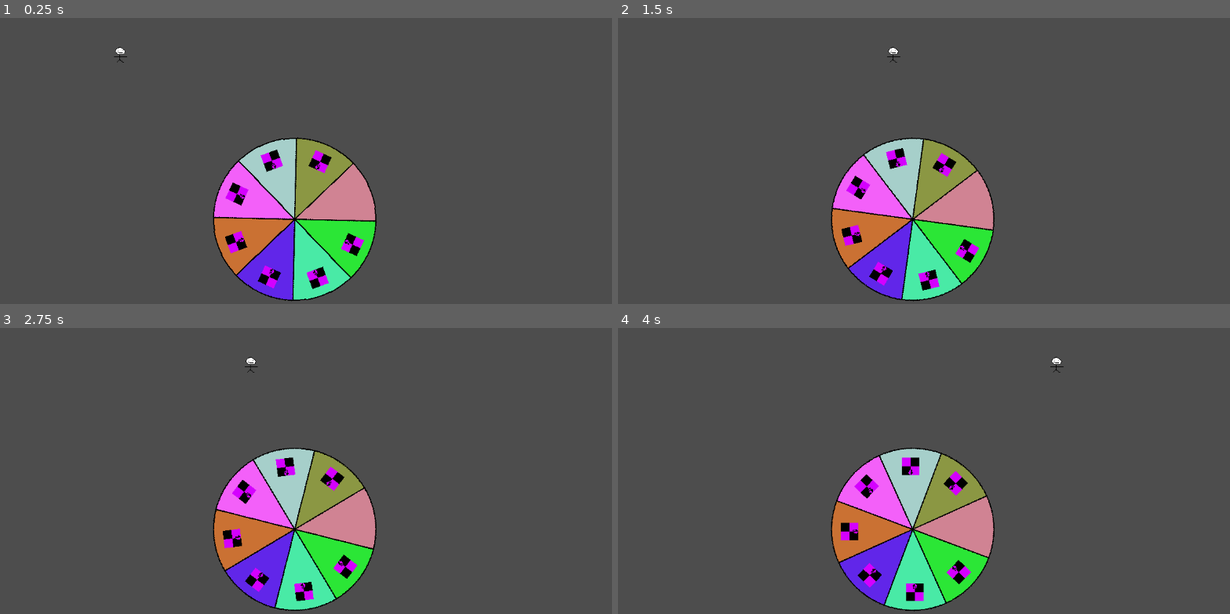
Above: before the commit, frames 1-4 (two rows, left to right).
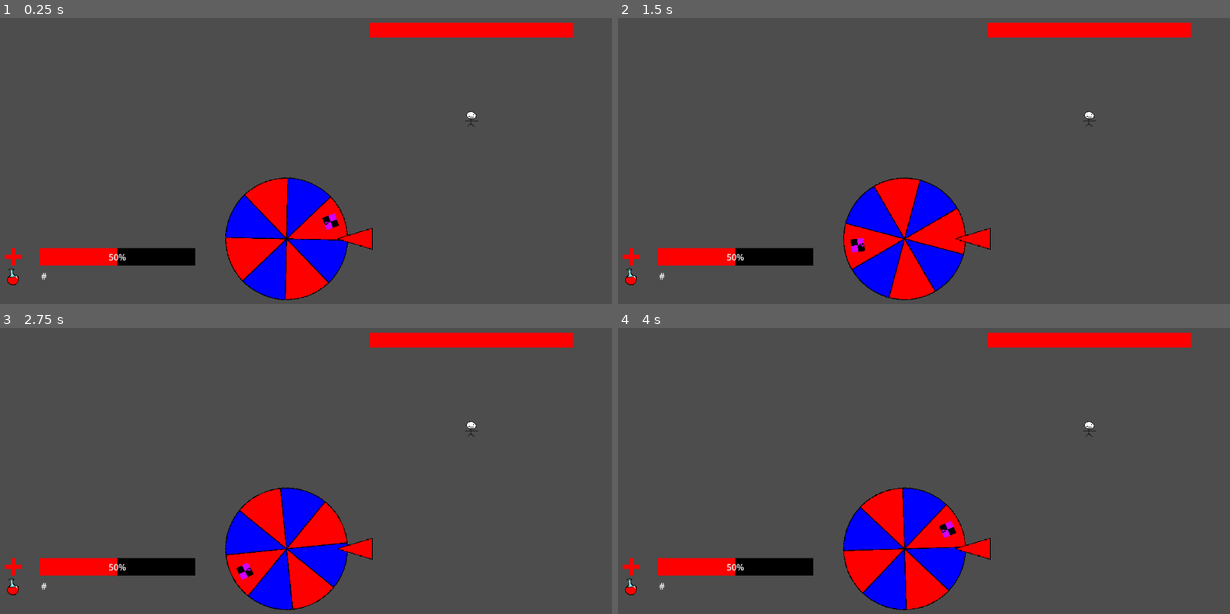
Above: after the commit, the same moments.

Repository: keithperez/Serious-Game-Jam
Game: Godot game, scene res://scenes/levels/debug_level.tscn
Same seed, same stepped clock (60 frames per second), same inputs: the game is played once before the commit and once after it. Before the commit the project has no main scene; this scene is started directly in both runs.
Inputs:
- Up to frame 1 (0.25 s): no input
- Up to frame 2 (1.5 s): tap Enter (ui_accept) at 0.5, 0.77 s; hold D (move_right) from 0.53 s (still down); tap O (attack, bound only after the commit) at 0.6 s; tap P (heal, bound only after the commit) at 0.8, 1.35 s
- Up to frame 3 (2.75 s): tap Enter (ui_accept) at 1.52 s; tap O (attack, bound only after the commit) at 1.55, 2.1 s; release D (move_right) at 2.03 s; hold A (move_left) from 2.03 s (still down); tap P (heal, bound only after the commit) at 2.3 s
- Up to frame 4 (4 s): release A (move_left) at 2.78 s; hold D (move_right) from 2.78 s (still down); tap P (heal, bound only after the commit) at 2.85, 3.8 s; tap Enter (ui_accept) at 3.02, 3.77 s; tap O (attack, bound only after the commit) at 3.05, 3.6 s

The runs differ from the first frame. In frame 1, 16% of the frame differs, in the area x 0-94%, y 1-99%; in frame 2, 16%; in frame 3, 16%; in frame 4, 16%.

Commit message:
Enemy take damage from wheel spin, and it's easy to make so we keep on going
Hopefully it's not too bad, but now we just make it look nice and implement the systems that influence the RNG tomorrow during my off time

Diff:
--- a/project.godot
+++ b/project.godot
@@ -11,6 +11,7 @@
 [application]
 
 config/name="serious_game_jam"
+run/main_scene="uid://brci0ykb40ylo"
 config/features=PackedStringArray("4.7", "GL Compatibility")
 config/icon="res://icon.svg"
 
@@ -53,6 +54,16 @@
 , Object(InputEventKey,"resource_local_to_scene":false,"resource_name":"","device":-1,"window_id":0,"alt_pressed":false …(186 unchanged characters)…
 ]
 }
+attack={
+"deadzone": 0.2,
+"events": [Object(InputEventKey,"resource_local_to_scene":false,"resource_name":"","device":-1,"window_id":0,"alt_pressed":false,"shift_pressed":false,"ctrl_pressed":false,"meta_pressed":false,"pressed":false,"keycode":0,"physical_keycode":79,"key_label":0,"unicode":111,"location":0,"echo":false,"script":null)
+]
+}
+heal={
+"deadzone": 0.2,
+"events": [Object(InputEventKey,"resource_local_to_scene":false,"resource_name":"","device":-1,"window_id":0,"alt_pressed":false,"shift_pressed":false,"ctrl_pressed":false,"meta_pressed":false,"pressed":false,"keycode":0,"physical_keycode":80,"key_label":0,"unicode":112,"location":0,"echo":false,"script":null)
+]
+}
 
 [layer_names]
 
--- a/scenes/autoloaded_scenes/GameManager.tscn
+++ b/scenes/autoloaded_scenes/GameManager.tscn
@@ -4,3 +4,13 @@
 
 [node name="GameManager" type="Node" unique_id=211630642]
 script = ExtResource("1_s8hob")
+
+[node name="FadingScreen" type="CanvasLayer" parent="." unique_id=1104831307]
+
+[node name="ColorRect" type="ColorRect" parent="FadingScreen" unique_id=1639278325]
+offset_left = -54.0
+offset_top = -36.0
+offset_right = 1261.0
+offset_bottom = 685.0
+mouse_filter = 2
+color = Color(0, 0, 0, 0)
--- a/scenes/autoloaded_scenes/game_manager.gd
+++ b/scenes/autoloaded_scenes/game_manager.gd
@@ -1,7 +1,37 @@
 extends Node
 
+#signals
+signal update_player_health(PlayerHealth: int, PlayerMaxHealth: int)
+
+enum CharacterType {BASE}
+
+var PlayerMaxHealth: int = 100
+var PlayerHealth: int = PlayerMaxHealth
+var PlayerRestorationPotions: int = 0
+
+# stuff for fading screens
+@onready var fadingscreen_color: ColorRect = $FadingScreen/ColorRect
+func fade(target_alpha: float, duration: float = 1.0) -> Tween:
+	var tween = create_tween()
+	tween.tween_property(fadingscreen_color, "color:a", target_alpha, duration)
+	return tween
 
 # Called when the node enters the scene tree for the first time.
 func _ready() -> void:
 	#AudioManager.play_music("res://assets/music/Monkeys Spinning Monkeys_KevinMacloed.mp3")
 	pass
+
+# for starting a new game (adaptable with more characters)
+func new_game_player_reset(character: CharacterType) -> void:
+	match character:
+		CharacterType.BASE:
+			PlayerMaxHealth = 100
+			PlayerHealth = 100
+			PlayerRestorationPotions = 5
+	await fade(1.0, 1.5).finished
+	get_tree().change_scene_to_file("res://scenes/levels/debug_level.tscn")
+	fade(0.0, 1.5)
+
+func player_take_damage(damage: int) -> void:
+	PlayerHealth -= damage
+	emit_signal("update_player_health", PlayerHealth, PlayerMaxHealth)
--- /dev/null
+++ b/scenes/base_enemy.tscn
@@ -0,0 +1,22 @@
+[gd_scene format=3 uid="uid://jt3ccyej6onw"]
+
+[ext_resource type="Script" uid="uid://bjraiaq85lhnt" path="res://scripts/base_enemy.gd" id="1_sw3va"]
+[ext_resource type="Texture2D" uid="uid://ei62wgkp4me5" path="res://assets/placeholder/enemy_placeholder_art.png" id="2_2kb2m"]
+
+[sub_resource type="StyleBoxFlat" id="StyleBoxFlat_2kb2m"]
+bg_color = Color(1, 0, 0, 1)
+
+[node name="BaseEnemy" type="Node2D" unique_id=1606080847]
+script = ExtResource("1_sw3va")
+
+[node name="Sprite2D" type="Sprite2D" parent="." unique_id=100000400]
+texture = ExtResource("2_2kb2m")
+
+[node name="HealthBar" type="ProgressBar" parent="." unique_id=1967075177]
+offset_left = -187.0
+offset_top = -175.0
+offset_right = 187.0
+offset_bottom = -148.0
+theme_override_styles/fill = SubResource("StyleBoxFlat_2kb2m")
+value = 50.0
+show_percentage = false
--- a/scenes/better_spinning_wheel.gd
+++ b/scenes/better_spinning_wheel.gd
@@ -1,4 +1,7 @@
+class_name Wheel
 extends Control
+
+signal send_out_what_wheel_landed_on(thing)
 
 @onready var wheelspinnerthing: Node2D = $ATTACHNODECHILDRENHERE
 @export var wheel_eighth_sections: PackedScene
@@ -13,13 +16,17 @@
 
 var rng = RandomNumberGenerator.new()
 
+var data: Array = []
+
 var sectionStorage: Array = []
 var sections: int = 8 # default
 var spacing: float
 
 var idling: bool = true
 
-func load_wheel(wheel_sections: int = 8) -> void:
+func load_wheel(input_data: Array, starting_friction: float, wheel_sections: int = 8, colors: Array = [], texture_paths: Array = []) -> void:
+	data = input_data
+	wheel_friction = starting_friction
 	spacing = 2 * PI / wheel_sections # get the amount space between wheel sections
 	if wheel_sections == 8:
 		for i in range(wheel_sections):
@@ -28,25 +35,30 @@
 			section.position = wheelspinnerthing.position
 			section.rotation = i * spacing
 			wheelspinnerthing.add_child(section)
-			section.set_color(Color(randf(), randf(), randf()))
-			if i == 0:
-				section.set_texture("")
+			if colors.is_empty():
+				section.set_color(Color(randf(), randf(), randf()))
+			else:
+				section.set_color(colors[i])
+			if !texture_paths.is_empty():
+				section.set_texture(texture_paths[i])
 			pass
 	pass
 
 func _ready() -> void:
-	load_wheel()
+	pass
 
 func spin_wheel() -> void:
 	# make sure to add the wheel_rotation resetter here we really don't want a big ass number here
+	idling = false
+	wheelspinnerthing.rotation = 0.0
 	wheel_velocity = wheel_starting_speed
-	wheel_friction = wheel_starting_friction + rng.randf_range(-0.005, 0.005)
+	wheel_friction = wheel_starting_friction + rng.randf_range(-wheel_starting_friction*0.5, wheel_starting_friction*0.5)
 
 func _physics_process(delta: float) -> void:
 	if idling:
 		wheelspinnerthing.rotation += 0.0015
 		pass
-	elif wheel_velocity > 0.05:
+	elif wheel_velocity > 0.01:
 		bsNum = wheel_velocity * delta
 		wheelspinnerthing.rotation += bsNum
 		change_in_rotation += bsNum
@@ -54,6 +66,12 @@
 		if change_in_rotation >= spacing:
 			change_in_rotation -= spacing
 			AudioManager.play_sfx("res://assets/sfx/Spinning_Tick_victorabdo_cropped.mp3")
+	else:
+		emit_signal("send_out_what_wheel_landed_on", get_data_of_current_index())
+		idling = true
 
 func get_current_slice_index() -> int:
 	return floori(fmod(wheelspinnerthing.rotation, 2*PI) / spacing)
+
+func get_data_of_current_index():
+	return data[get_current_slice_index()]
--- /dev/null
+++ b/scenes/hud.tscn
@@ -0,0 +1,77 @@
+[gd_scene format=3 uid="uid://bv31ew3o28nro"]
+
+[ext_resource type="Script" uid="uid://dwhutm7iq0d3s" path="res://scripts/hud.gd" id="1_6fi6k"]
+[ext_resource type="Texture2D" uid="uid://bttroh087ygkg" path="res://assets/icons/health_icon.png" id="1_ahhtf"]
+[ext_resource type="Texture2D" uid="uid://3tmjodgrm4v5" path="res://assets/icons/potion_icon.png" id="2_5ysmq"]
+[ext_resource type="PackedScene" uid="uid://dsv4f6qt7dodn" path="res://scenes/better_spinning_wheel.tscn" id="3_6fi6k"]
+[ext_resource type="Texture2D" uid="uid://cwnekcfv12k33" path="res://assets/wheel_flipper_thing.png" id="5_uo2fv"]
+
+[sub_resource type="StyleBoxFlat" id="StyleBoxFlat_yf5fn"]
+bg_color = Color(0, 0, 0, 1)
+
+[sub_resource type="StyleBoxFlat" id="StyleBoxFlat_57qmd"]
+bg_color = Color(1, 0, 0, 1)
+
+[node name="HUD" type="Control" unique_id=141736504]
+layout_mode = 3
+anchors_preset = 15
+anchor_right = 1.0
+anchor_bottom = 1.0
+grow_horizontal = 2
+grow_vertical = 2
+script = ExtResource("1_6fi6k")
+
+[node name="BarContainer" type="VBoxContainer" parent="." unique_id=768530351]
+custom_minimum_size = Vector2(350, 0)
+layout_mode = 0
+offset_left = 36.0
+offset_top = 545.0
+offset_right = 386.0
+offset_bottom = 613.0
+
+[node name="HealthContainer" type="HBoxContainer" parent="BarContainer" unique_id=790069939]
+layout_mode = 2
+theme_override_constants/separation = 32
+alignment = 1
+
+[node name="HealthIcon" type="TextureRect" parent="BarContainer/HealthContainer" unique_id=1312870505]
+layout_mode = 2
+size_flags_horizontal = 4
+size_flags_vertical = 4
+texture = ExtResource("1_ahhtf")
+
+[node name="HealthBar" type="ProgressBar" parent="BarContainer/HealthContainer" unique_id=480245671]
+layout_mode = 2
+size_flags_horizontal = 3
+size_flags_vertical = 1
+theme_override_styles/background = SubResource("StyleBoxFlat_yf5fn")
+theme_override_styles/fill = SubResource("StyleBoxFlat_57qmd")
+value = 50.0
+
+[node name="HealContainer" type="HBoxContainer" parent="BarContainer" unique_id=1390682315]
+layout_mode = 2
+theme_override_constants/separation = 35
+
+[node name="HealthPotionTexture" type="TextureRect" parent="BarContainer/HealContainer" unique_id=351213765]
+layout_mode = 2
+texture = ExtResource("2_5ysmq")
+
+[node name="PotionsRemaining" type="Label" parent="BarContainer/HealContainer" unique_id=1922149107]
+layout_mode = 2
+text = "#"
+
+[node name="BetterSpinningWheel" parent="." unique_id=562226638 instance=ExtResource("3_6fi6k")]
+layout_mode = 1
+offset_left = 554.0
+offset_top = 528.0
+offset_right = 554.0
+offset_bottom = 528.0
+
+[node name="WheelThing" type="TextureRect" parent="." unique_id=1161042801]
+z_index = 2
+layout_mode = 0
+offset_left = 647.615
+offset_top = 508.0
+offset_right = 711.615
+offset_bottom = 548.0
+texture = ExtResource("5_uo2fv")
--- a/scenes/levels/debug_level.tscn
+++ b/scenes/levels/debug_level.tscn
@@ -1,34 +1,13 @@
 [gd_scene format=3 uid="uid://mv8he03xc8lx"]
 
 [ext_resource type="Script" uid="uid://chn51hdskc7kp" path="res://scripts/level_scripts/debug_level.gd" id="1_7o5vt"]
-[ext_resource type="PackedScene" uid="uid://cgo8m22ca446c" path="res://scenes/top_down_player.tscn" id="1_hkwi7"]
-[ext_resource type="Texture2D" uid="uid://cfedggb40f7d1" path="res://assets/wheel_sign/Wheel.png" id="2_r04o2"]
-[ext_resource type="PackedScene" uid="uid://dsv4f6qt7dodn" path="res://scenes/better_spinning_wheel.tscn" id="4_5l8w0"]
-
-[sub_resource type="CircleShape2D" id="CircleShape2D_g4v7s"]
-radius = 252.3351
+[ext_resource type="PackedScene" uid="uid://bv31ew3o28nro" path="res://scenes/hud.tscn" id="2_r04o2"]
+[ext_resource type="PackedScene" uid="uid://jt3ccyej6onw" path="res://scenes/base_enemy.tscn" id="3_7o5vt"]
 
 [node name="debug_level" type="Node2D" unique_id=593167877]
 script = ExtResource("1_7o5vt")
 
-[node name="TopDownPlayer" parent="." unique_id=191563013 instance=ExtResource("1_hkwi7")]
-position = Vector2(248, 187)
-collision_layer = 2
+[node name="HUD" parent="." unique_id=141736504 instance=ExtResource("2_r04o2")]
 
-[node name="Thing" type="Area2D" parent="." unique_id=177321027]
-visible = false
-position = Vector2(575, 323)
-collision_layer = 0
-collision_mask = 2
-
-[node name="Sprite2D" type="Sprite2D" parent="Thing" unique_id=602573635]
-texture = ExtResource("2_r04o2")
-
-[node name="CollisionShape2D" type="CollisionShape2D" parent="Thing" unique_id=802325514]
-shape = SubResource("CircleShape2D_g4v7s")
-
-[node name="BetterSpinningWheel" parent="." unique_id=562226638 instance=ExtResource("4_5l8w0")]
-offset_left = 569.0
-offset_top = 492.0
-offset_right = 569.0
-offset_bottom = 492.0
+[node name="BaseEnemy" parent="." unique_id=1606080847 instance=ExtResource("3_7o5vt")]
+position = Vector2(893, 305)
--- /dev/null
+++ b/scenes/main_menu.tscn
@@ -0,0 +1,22 @@
+[gd_scene format=3 uid="uid://brci0ykb40ylo"]
+
+[ext_resource type="Script" uid="uid://f7gvdkht218n" path="res://scripts/level_scripts/main_menu.gd" id="1_l6cm7"]
+
+[node name="MainMenu" type="Control" unique_id=915286872]
+layout_mode = 3
+anchors_preset = 15
+anchor_right = 1.0
+anchor_bottom = 1.0
+grow_horizontal = 2
+grow_vertical = 2
+script = ExtResource("1_l6cm7")
+
+[node name="CharacterOneButton" type="Button" parent="." unique_id=626008842]
+layout_mode = 0
+offset_left = 83.0
+offset_top = 238.0
+offset_right = 249.0
+offset_bottom = 355.0
+text = "Character 1"
+
+[connection signal="pressed" from="CharacterOneButton" to="." method="_on_character_one_button_pressed"]
--- a/scenes/spinning_wheel_eighth.tscn
+++ b/scenes/spinning_wheel_eighth.tscn
@@ -12,6 +12,7 @@
 anchor_bottom = 1.0
 grow_horizontal = 2
 grow_vertical = 2
+scale = Vector2(0.75, 0.75)
 script = ExtResource("1_qtkgu")
 
 [node name="Outline" type="Sprite2D" parent="." unique_id=678876512]
--- /dev/null
+++ b/scripts/base_enemy.gd
@@ -0,0 +1,24 @@
+class_name BaseEnemy
+extends Node2D
+
+var health: int
+var standard_attack_damage: int
+var alternative_move_chance: float = 0.0
+
+@onready var texture: Sprite2D = $Sprite2D
+@onready var health_bar: ProgressBar = $HealthBar
+
+func load_enemy(texture_path: String, inital_hp: int, initial_atk_damage: int, alt_move_chance: float = 0.0) -> void:
+	texture.texture = load(texture_path)
+	health = inital_hp
+	standard_attack_damage = initial_atk_damage
+	alternative_move_chance = alt_move_chance
+	health_bar.max_value = inital_hp
+	health_bar.value = health
+
+func take_damage(damage: int) -> void:
+	health -= damage
+	health_bar.value = health
+
+func deal_damage() -> void:
+	pass
--- /dev/null
+++ b/scripts/hud.gd
@@ -0,0 +1,13 @@
+extends Control
+
+@onready var wheel: Wheel = $BetterSpinningWheel
+@onready var health_bar: ProgressBar = $BarContainer/HealthContainer/HealthBar
+@onready var number_of_heals: Label = $BarContainer/HealContainer/PotionsRemaining
+
+func _ready() -> void:
+	GameManager.connect("update_player_health", _update_player_health)
+
+
+func _update_player_health(PlayerHealth: int, PlayerMaxHealth: int) -> void:
+	health_bar.max_value = PlayerMaxHealth
+	health_bar.value = PlayerHealth
--- a/scripts/level_scripts/debug_level.gd
+++ b/scripts/level_scripts/debug_level.gd
@@ -1 +1,34 @@
 extends Node2D
+
+enum actions {NOTHING, ATTACK, SPECIAL, HEALING}
+
+var player_turn: bool = true
+var whatamidoing: actions
+
+@onready var hud = $HUD
+@onready var enemy: BaseEnemy = $BaseEnemy
+
+func _ready() -> void:
+	hud.wheel.connect("send_out_what_wheel_landed_on", _recieve_wheel_landed_on)
+	hud.wheel.load_wheel([0, 1, 2, 3, 4, 5, 6, 7], 0.4, 8, [Color.RED, Color.BLUE, Color.RED, Color.BLUE, Color.RED, Color.BLUE, Color.RED, Color.BLUE], ["res://assets/placeholder/placeholder_logo.png", "","","","","","",""])
+	enemy.load_enemy("res://assets/placeholder/placeholder_character.png", 100, 5)
+	pass
+
+func _physics_process(_delta: float) -> void:
+	if player_turn:
+		if Input.is_action_just_pressed("attack") and hud.wheel.idling:
+			print("attacking")
+			hud.wheel.spin_wheel()
+			whatamidoing = actions.ATTACK
+			pass
+		if Input.is_action_just_pressed("heal") and hud.wheel.idling:
+			print("healing")
+			hud.wheel.spin_wheel()
+			pass
+	pass
+
+func _recieve_wheel_landed_on(thing) -> void:
+	match whatamidoing:
+		actions.ATTACK:
+			enemy.take_damage(10 + thing)
+			print(10 + thing)
--- /dev/null
+++ b/scripts/level_scripts/main_menu.gd
@@ -0,0 +1,6 @@
+extends Control
+
+
+func _on_character_one_button_pressed() -> void:
+	GameManager.new_game_player_reset(GameManager.CharacterType.BASE)
+	print(GameManager.PlayerMaxHealth, GameManager.PlayerHealth, GameManager.PlayerRestorationPotions)
Binary file added: assets/icons/health_icon.png
Not shown, added: assets/icons/health_icon.png.import
Binary file added: assets/icons/potion_icon.png
Not shown, added: assets/icons/potion_icon.png.import
Binary file added: assets/placeholder/enemy_placeholder_art.png
Not shown, added: assets/placeholder/enemy_placeholder_art.png.import
Not shown, added: scripts/base_enemy.gd.uid
Not shown, added: scripts/hud.gd.uid
Not shown, added: scripts/level_scripts/main_menu.gd.uid
